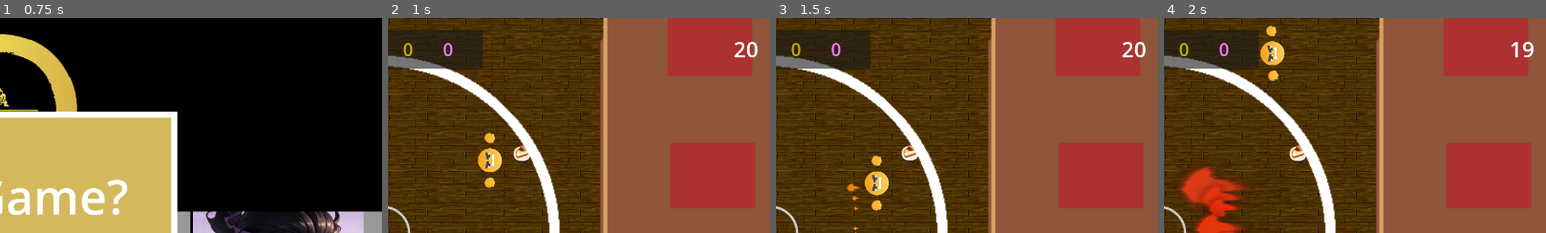
Above: before the commit, frames 1-4 (left to right).
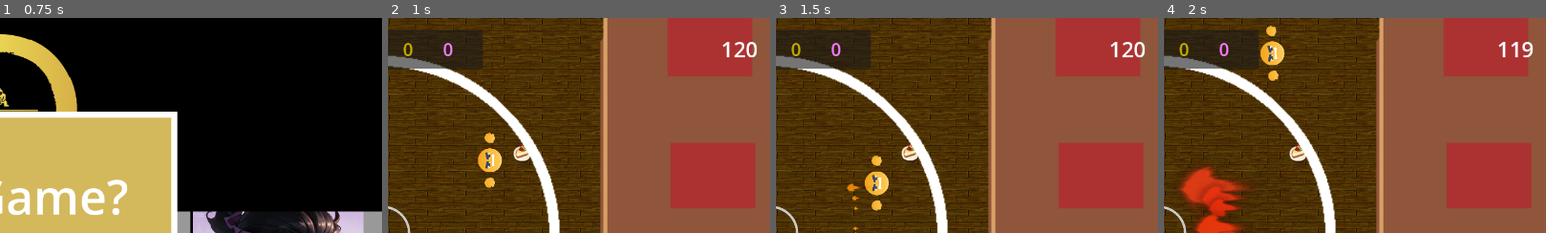
Above: after the commit, the same moments.

Repository: louiidev/ggj24_sumo
Game: Godot game, scene res://Scenes/Lobby.tscn
Same seed, same stepped clock (60 frames per second), same inputs: the game is played once before the commit and once after it. Sound files missing from this copy of the repository are replaced by a short silence.
Inputs:
- Up to frame 1 (0.75 s): tap Enter (ui_accept) at 0.5 s
- Up to frame 2 (1 s): tap Enter (ui_accept) at 0.77 s
- Up to frame 3 (1.5 s): no input
- Up to frame 4 (2 s): tap Enter (ui_accept) at 1.52 s
The pictures show only the part of the screen within x 50-100%, y 0-50%; the shares and areas given below are measured in that part.

Frame 1 is identical in both runs. In frame 2, 0.2% of the frame differs, in the area x 87-97%, y 11-19%; in frame 3, 0.2%; in frame 4, 0.2%.

Commit message:
added music and increased game time

Diff:
--- a/Scenes/Lobby.tscn
+++ b/Scenes/Lobby.tscn
@@ -1,9 +1,10 @@
-[gd_scene load_steps=8 format=3 uid="uid://dxk0q47eeige5"]
+[gd_scene load_steps=9 format=3 uid="uid://dxk0q47eeige5"]
 
 [ext_resource type="Script" path="res://Scripts/LobbyController.gd" id="1_lepxv"]
 [ext_resource type="Texture2D" uid="uid://dkf5vgofreovg" path="res://logo.png" id="2_y1sw5"]
 [ext_resource type="Texture2D" uid="uid://dmxvbswb4turr" path="res://images/inputs/xbox_button_color_b.png" id="3_516lj"]
 [ext_resource type="Texture2D" uid="uid://d2b8ybpmp420b" path="res://images/inputs/xbox_button_color_a.png" id="4_kve6y"]
+[ext_resource type="AudioStream" uid="uid://caydsaqmg6vws" path="res://Music/Sumo - Title & Pause Loop.wav" id="5_33t8y"]
 
 [sub_resource type="Theme" id="Theme_3qb2l"]
 
@@ -107,3 +108,9 @@
 layout_mode = 2
 texture = ExtResource("4_kve6y")
 stretch_mode = 4
+
+[node name="MenuMusic" type="AudioStreamPlayer" parent="."]
+stream = ExtResource("5_33t8y")
+autoplay = true
+
+[connection signal="finished" from="MenuMusic" to="." method="musicFinished"]
--- a/Scenes/Player.gd
+++ b/Scenes/Player.gd
@@ -231,7 +231,6 @@
 			ai_target = null
 
 
-
 func find_players() -> Array[Node2D]:
 	return GameGlobals.players
 
--- a/Scenes/main.gd
+++ b/Scenes/main.gd
@@ -67,3 +67,6 @@
 				var theta = randf() * 2 * PI
 				p.position.x = $Boundry.position.x + r * cos(theta)
 				p.position.y = $Boundry.position.y + r * sin(theta)
+
+func musicFinished():
+	$GameMusic.play()
--- a/Scenes/main.tscn
+++ b/Scenes/main.tscn
@@ -1,11 +1,11 @@
-[gd_scene load_steps=14 format=3 uid="uid://dikp2l3gvbj8g"]
+[gd_scene load_steps=15 format=3 uid="uid://dikp2l3gvbj8g"]
 
 [ext_resource type="PackedScene" uid="uid://dk73d00m8s47q" path="res://Scenes/player_scores.tscn" id="1_70kyn"]
 [ext_resource type="Script" path="res://Scenes/main.gd" id="1_appyy"]
 [ext_resource type="Texture2D" uid="uid://ceye383gobb3v" path="res://images/Wood_06-128x128.png" id="2_bl537"]
 [ext_resource type="PackedScene" uid="uid://c1aa4vl6psaxn" path="res://Scenes/king_of_the_hill.tscn" id="2_fj1ka"]
-[ext_resource type="Texture2D" uid="uid://c2vxlcxi73v46" path="res://images/paint circle.png" id="3_fpuyr"]
 [ext_resource type="Script" path="res://Scripts/Camera.gd" id="6_5w1x5"]
+[ext_resource type="AudioStream" uid="uid://cadfkjaemn43f" path="res://Music/Sumo - Gameplay Loop.wav" id="7_jvfk7"]
 [ext_resource type="Texture2D" uid="uid://b1p6qsf5vfmkd" path="res://Assets/level.png" id="7_ni6l2"]
 
 [sub_resource type="TileSetAtlasSource" id="TileSetAtlasSource_w8twd"]
@@ -110,4 +110,9 @@
 scale = Vector2(1.70859, 1.7125)
 texture = ExtResource("7_ni6l2")
 
+[node name="GameMusic" type="AudioStreamPlayer" parent="."]
+stream = ExtResource("7_jvfk7")
+autoplay = true
+
 [connection signal="timeout" from="SecondPassed" to="." method="_on_second_passed_timeout"]
+[connection signal="finished" from="GameMusic" to="." method="musicFinished"]
--- a/Scripts/LobbyController.gd
+++ b/Scripts/LobbyController.gd
@@ -66,7 +66,6 @@
 
 
 func check_start_game():
-
 	if start_game_panel.visible:
 		if Input.is_action_just_pressed("ui_accept"):
 			start_game()
@@ -76,6 +75,8 @@
 		start_game_panel.show()
 
 
+func musicFinished():
+	$MenuMusic.play()
 #func despawn_player(device: int):
 	#players_joined[device] = false;
 	#match device:
--- a/game_globals.gd
+++ b/game_globals.gd
@@ -9,7 +9,7 @@
 var playerScores = [0,0,0,0]
 var playerColors: Array[String] = ['#00a700', '#ff604f', '#c0ac00', '#f67aff']
 enum PlayerType { Player, CPU }
-var countDown = 20
+var countDown = 120
 
 enum powerupType {SCORE,DUD,REVERSE_SCORE,SPEED_PLAYER,MUD,TELEPORT}
 
@@ -21,5 +21,5 @@
 
 func reset():
 	playerScores = [0,0,0,0]
-	countDown = 20
+	countDown = 120
 	players = []
Not shown: 1 places in Scenes/Player.tscn that only renumber resources
Not shown, added: export_presets.cfg
